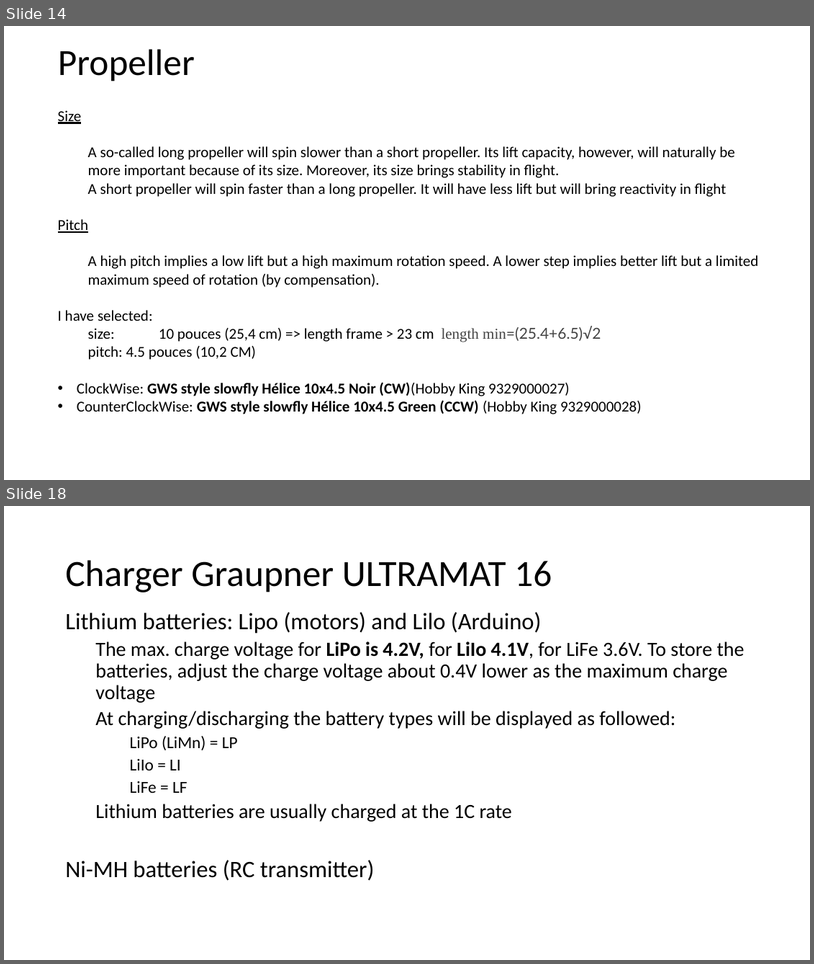
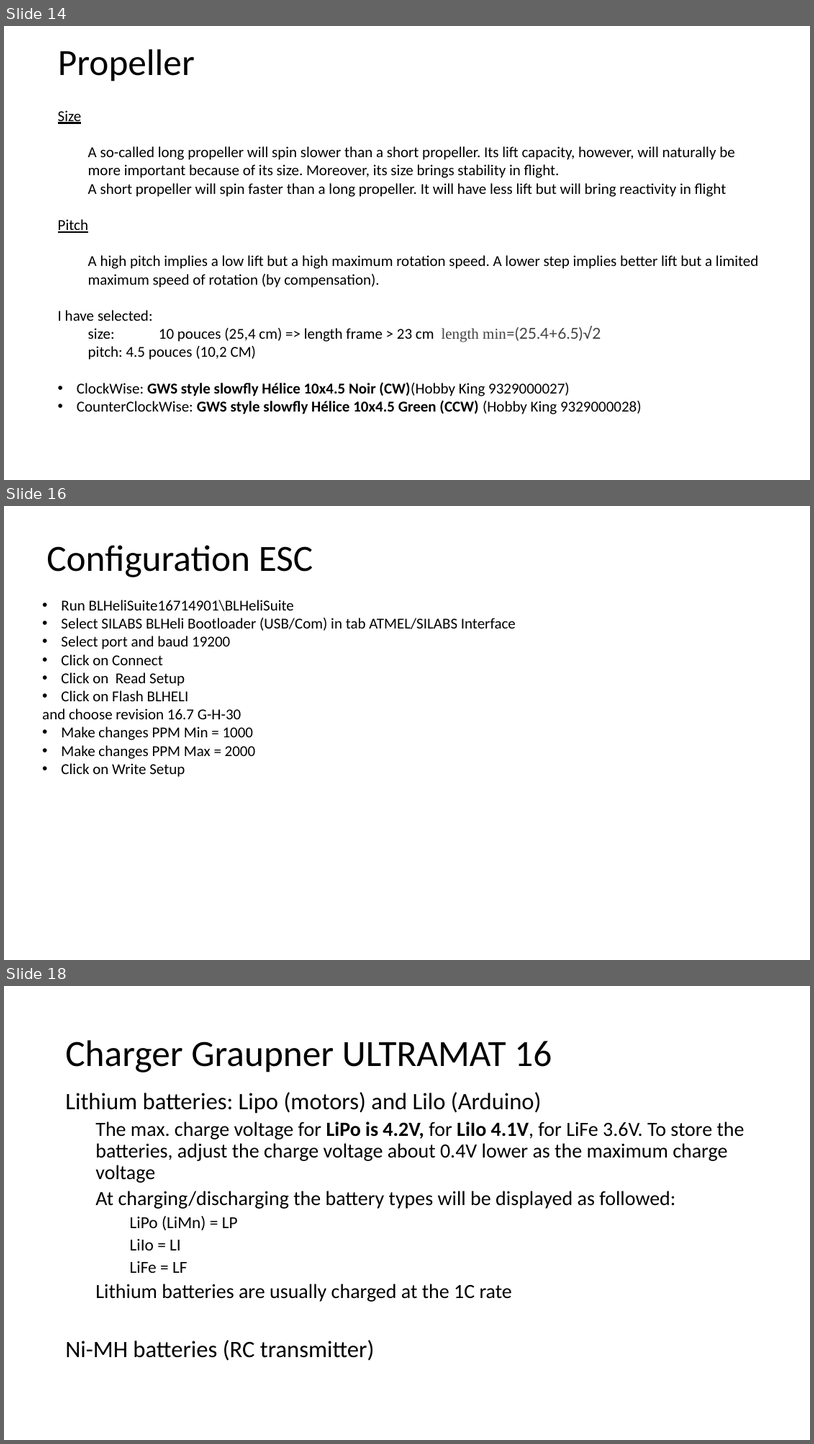
Before and after one commit to RobotEdh/RobotMicroControl, a slide deck: libraries/Diagramm Drone.pptx. Shown one above the other, each under a label of ours: slides 14 and 18 before the commit, slides 14, 16 and 18 after it; the slides between them are not shown. The pictures are 814x964 and 814x1444 pixels, drawn with LibreOffice and Linux fonts; fonts in the diff are those of the drawing. Boxes give left, top, right and bottom in pixels: in the first picture for what was removed or moved away, otherwise in the second. Text is boxed around its words. In the diff, an @@ line names an element or a change of style, - is before the commit and + after.

```diff
--- a/libraries/Diagramm Drone.pptx
+++ b/libraries/Diagramm Drone.pptx
@@ slide 16 added at (4,506,810,960), background #FFFFFF @@
@@ text added at (46,545,314,577), 44 pt, text #000000 @@
+Configuration ESC
@@ text added at (42,600,516,777), 18 pt, text #000000 @@
+• Run BLHeliSuite16714901\BLHeliSuite
+• Select SILABS BLHeli Bootloader (USB/Com) in tab ATMEL/SILABS Interface
+• Select port and baud 19200
+• Click on Connect
+• Click on Read Setup
+• Click on Flash BLHELI
+and choose revision 16.7 G-H-30
+• Make changes PPM Min = 1000
+• Make changes PPM Max = 2000
+• Click on Write Setup
```
Also in this commit, not shown: 7 slides changed, 1 slide removed, 1 other file.
